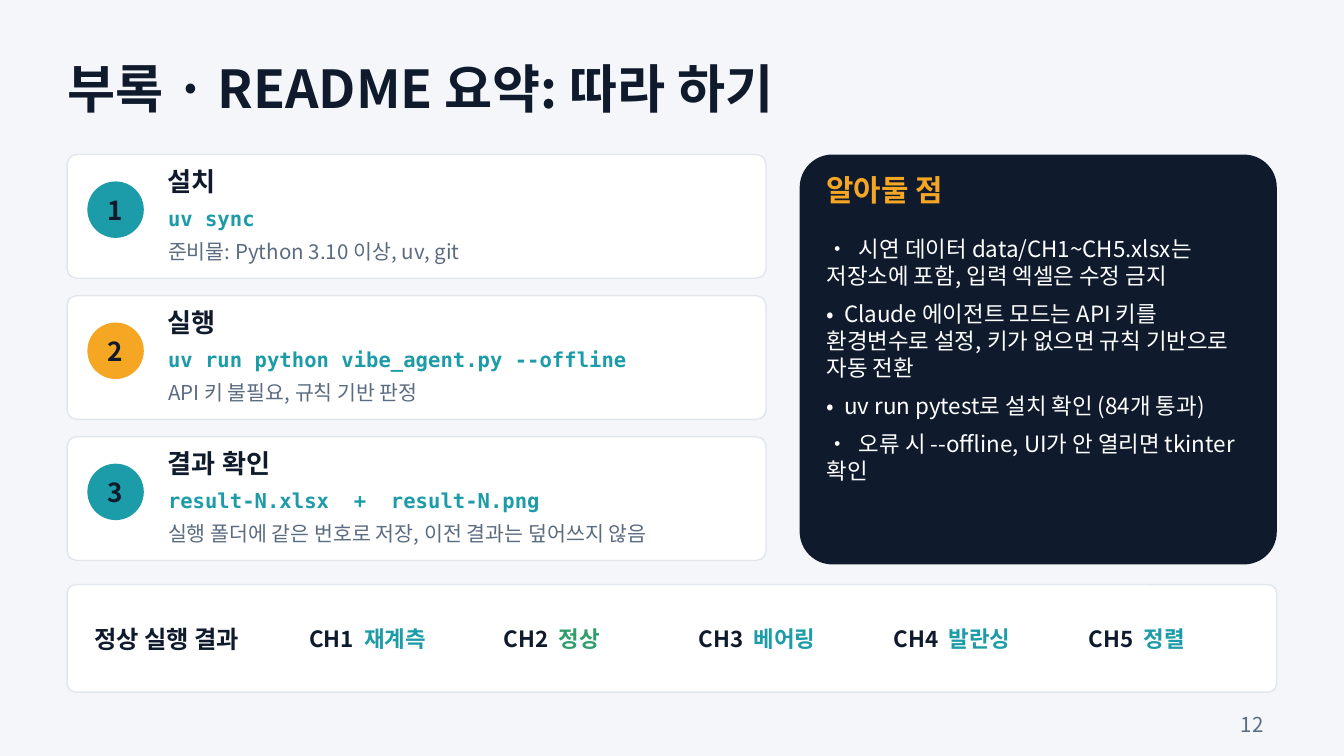
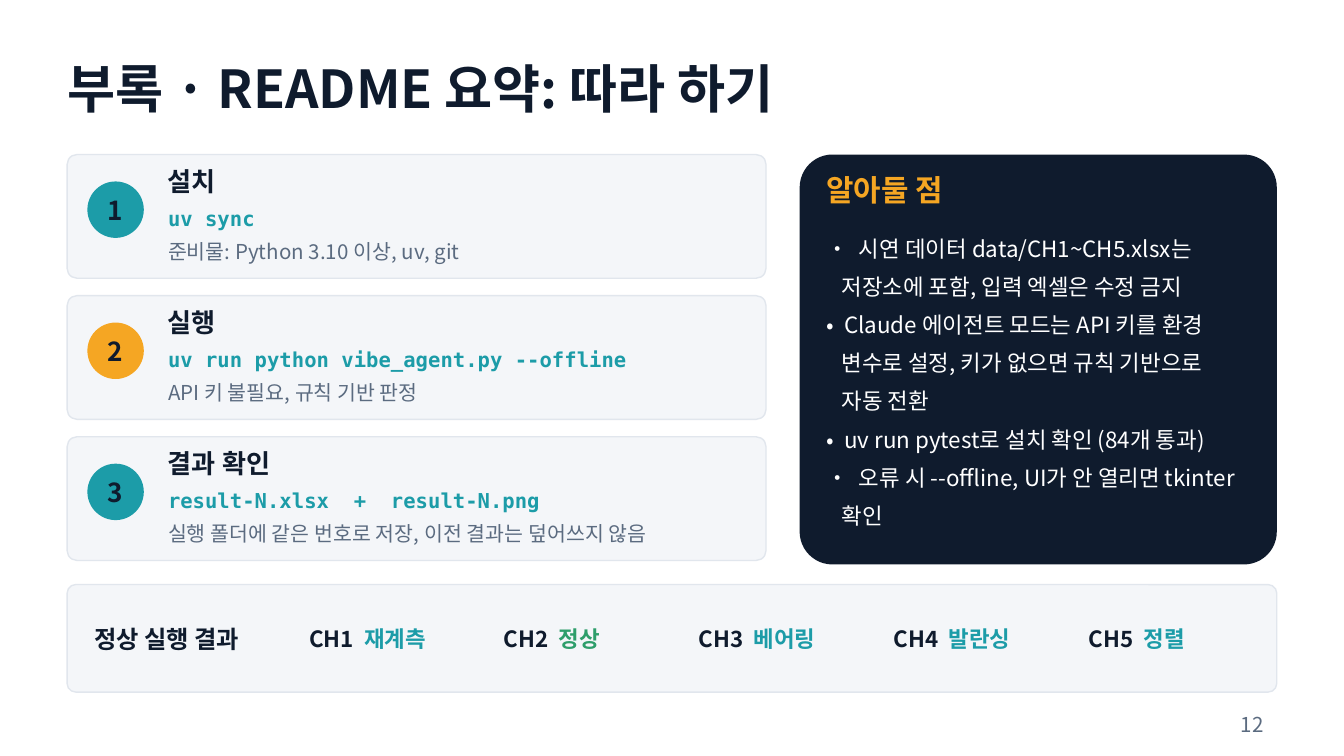
Before and after one commit to njpark22-eng/test, a slide deck: slide 12 of vibe-agent-demo-1.pptx. Drawn at 1344x756 pixels with LibreOffice and Linux fonts; fonts in the diff are those of the drawing. Boxes give left, top, right and bottom in pixels: in the first picture for what was removed or moved away, otherwise in the second. Text is boxed around its words. In the diff, an @@ line names an element or a change of style, - is before the commit and + after.

```diff
--- a/vibe-agent-demo-1.pptx
+++ b/vibe-agent-demo-1.pptx
@@ background #F4F6F9 to #FFFFFF @@
@@ text at [842, 238, 1203, 411]: text changed @@
-• 시연 데이터 data/CH1~CH5.xlsx는 저장소에 포함, 입력 엑셀은 수정 금지
-• Claude 에이전트 모드는 API 키를 환경변수로 설정, 키가 없으면 규칙 기반으로 자동 전환
+• 시연 데이터 data/CH1~CH5.xlsx는
+저장소에 포함, 입력 엑셀은 수정 금지
+• Claude 에이전트 모드는 API 키를 환경
+변수로 설정, 키가 없으면 규칙 기반으로
+자동 전환
@@ text at [844, 429, 1205, 453]: indent changed @@
@@ text at [842, 467, 1235, 526]: text changed @@
-• 오류 시 --offline, UI가 안 열리면 tkinter 확인
+• 오류 시 --offline, UI가 안 열리면 tkinter
+확인
```
Also in this commit, not shown: 8 other slides changed.
